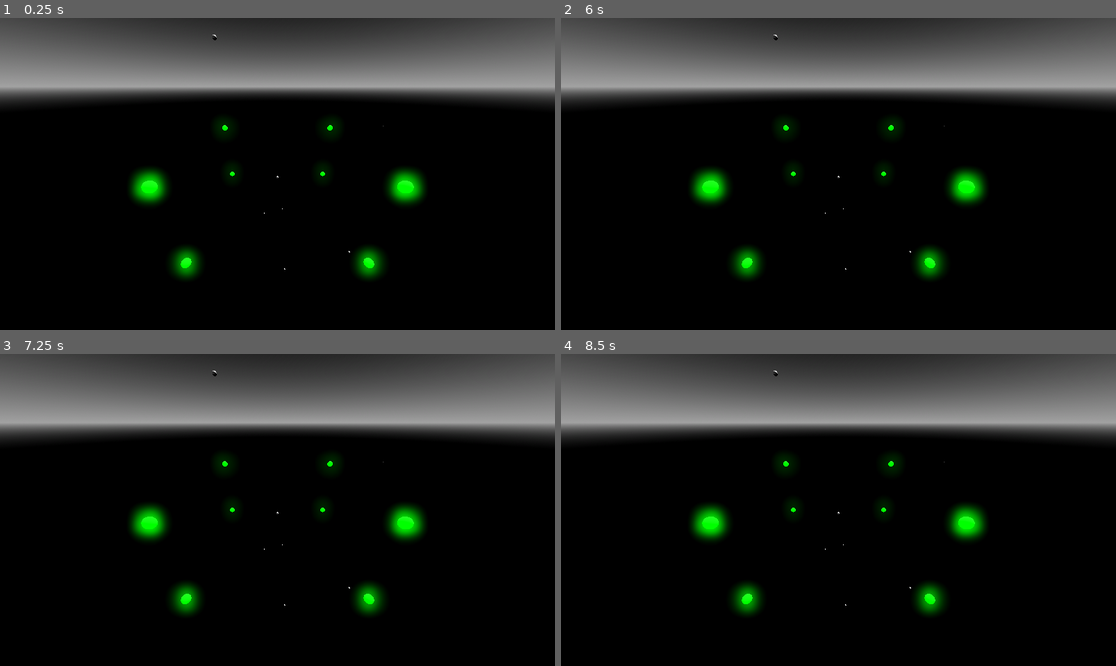
Above: before the commit, frames 1-4 (two rows, left to right).
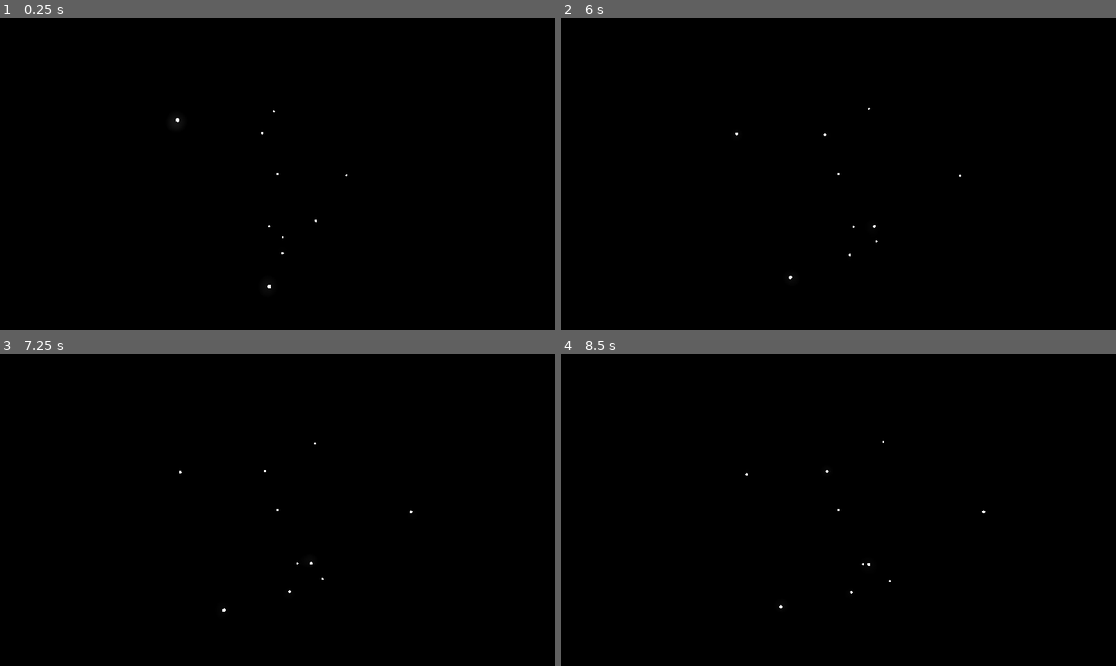
Above: after the commit, the same moments.

Repository: SneezyDinosaur/StarMap-Godot
Game: Godot game, scene res://Scenes/main.tscn
The game is run twice, just before and just after one commit, with the same random seed, the same clock (stepped at 60 frames per second) and the same inputs.
Inputs:
- Up to frame 1 (0.25 s): no input
- Up to frame 2 (6 s): tap Enter at 0.5, 2.75, 4.25 s; tap Space at 2, 3.5, 5 s
- Up to frame 3 (7.25 s): no input
- Up to frame 4 (8.5 s): no input

The runs differ from the first frame. In frame 1, 29% of the frame differs, in the area x 0-100%, y 0-87%; in frame 2, 29%; in frame 3, 29%; in frame 4, 29%.

Commit message:
Set Up camera rotation, and scaled star models
proper scaling information should be added to the initial data array, but that is a task for another time.

Diff:
--- /dev/null
+++ b/Scenes/CameraPivot.gd
@@ -0,0 +1,12 @@
+extends Node3D
+
+
+# Called when the node enters the scene tree for the first time.
+func _ready():
+	pass # Replace with function body.
+
+
+# Called every frame. 'delta' is the elapsed time since the previous frame.
+func _process(delta):
+	$".".transform.basis = transform.basis.rotated(Vector3.UP, 0.1 * delta)
+	pass
--- a/Scenes/main.tscn
+++ b/Scenes/main.tscn
@@ -1,7 +1,8 @@
-[gd_scene load_steps=8 format=3 uid="uid://dc1xqtc4u4r47"]
+[gd_scene load_steps=9 format=3 uid="uid://dc1xqtc4u4r47"]
 
 [ext_resource type="Script" path="res://Scripts/main.gd" id="1_l2lsk"]
-[ext_resource type="PackedScene" uid="uid://bktd3qy4nytwa" path="res://Scenes/star.tscn" id="2_6xgbo"]
+[ext_resource type="Script" path="res://Scenes/CameraPivot.gd" id="2_njmbo"]
+[ext_resource type="PackedScene" uid="uid://bmse38qp0acm8" path="res://star.tscn" id="3_gchyy"]
 
 [sub_resource type="ProceduralSkyMaterial" id="ProceduralSkyMaterial_dutqx"]
 sky_top_color = Color(0, 0, 0, 1)
@@ -13,8 +14,10 @@
 sky_material = SubResource("ProceduralSkyMaterial_dutqx")
 
 [sub_resource type="Environment" id="Environment_1ypbv"]
-background_mode = 2
+background_mode = 1
 sky = SubResource("Sky_ojpo0")
+ambient_light_source = 1
+reflected_light_source = 1
 tonemap_mode = 2
 glow_enabled = true
 
@@ -26,74 +29,71 @@
 
 [sub_resource type="SphereMesh" id="SphereMesh_4dmea"]
 
-[node name="Main" type="Node"]
+[node name="Main" type="Node3D"]
 script = ExtResource("1_l2lsk")
-star_scene = ExtResource("2_6xgbo")
+star_scene = ExtResource("3_gchyy")
 
 [node name="WorldEnvironment" type="WorldEnvironment" parent="."]
 environment = SubResource("Environment_1ypbv")
-
-[node name="DirectionalLight3D" type="DirectionalLight3D" parent="."]
-transform = Transform3D(-0.866023, -0.433016, 0.250001, 0, 0.499998, 0.866027, -0.500003, 0.749999, -0.43301, 0, 0, 0)
-shadow_enabled = true
-
-[node name="Camera3D" type="Camera3D" parent="."]
-transform = Transform3D(1, 0, 0, 0, 0.872786, 0.488103, 0, -0.488103, 0.872786, 1.90735e-06, 2.96023, 5.03859)
-fov = 90.0
 
 [node name="Bounding Box" type="Node3D" parent="."]
 
 [node name="Outline" type="Node3D" parent="Bounding Box"]
 transform = Transform3D(0.25, 0, 0, 0, 0.25, 0, 0, 0, 0.25, 0, 0, 0)
+visible = false
 
 [node name="MeshInstance3D2" type="MeshInstance3D" parent="Bounding Box/Outline"]
 transform = Transform3D(1, 0, 0, 0, 1, 0, 0, 0, 1, 9.99992, -4.99986, -10.0004)
 material_override = SubResource("StandardMaterial3D_xa3av")
 mesh = SubResource("SphereMesh_4dmea")
-skeleton = NodePath("../../..")
+skeleton = NodePath("")
 
 [node name="MeshInstance3D3" type="MeshInstance3D" parent="Bounding Box/Outline"]
 transform = Transform3D(1, 0, 0, 0, 1, 0, 0, 0, 1, -10.0001, -4.99986, 9.99961)
 material_override = SubResource("StandardMaterial3D_xa3av")
 mesh = SubResource("SphereMesh_4dmea")
-skeleton = NodePath("../../..")
+skeleton = NodePath("")
 
 [node name="MeshInstance3D4" type="MeshInstance3D" parent="Bounding Box/Outline"]
 transform = Transform3D(1, 0, 0, 0, 1, 0, 0, 0, 1, -10.0001, -4.99986, -10.0004)
 material_override = SubResource("StandardMaterial3D_xa3av")
 mesh = SubResource("SphereMesh_4dmea")
-skeleton = NodePath("../../..")
+skeleton = NodePath("")
 
 [node name="MeshInstance3D5" type="MeshInstance3D" parent="Bounding Box/Outline"]
 transform = Transform3D(1, 0, 0, 0, 1, 0, 0, 0, 1, 9.99992, 5.00014, 9.99961)
 material_override = SubResource("StandardMaterial3D_xa3av")
 mesh = SubResource("SphereMesh_4dmea")
-skeleton = NodePath("../../..")
+skeleton = NodePath("")
 
 [node name="MeshInstance3D6" type="MeshInstance3D" parent="Bounding Box/Outline"]
 transform = Transform3D(1, 0, 0, 0, 1, 0, 0, 0, 1, 9.99992, 5.00014, -10.0004)
 material_override = SubResource("StandardMaterial3D_xa3av")
 mesh = SubResource("SphereMesh_4dmea")
-skeleton = NodePath("../../..")
+skeleton = NodePath("")
 
 [node name="MeshInstance3D7" type="MeshInstance3D" parent="Bounding Box/Outline"]
 transform = Transform3D(1, 0, 0, 0, 1, 0, 0, 0, 1, -10.0001, 5.00014, 9.99961)
 material_override = SubResource("StandardMaterial3D_xa3av")
 mesh = SubResource("SphereMesh_4dmea")
-skeleton = NodePath("../../..")
+skeleton = NodePath("")
 
 [node name="MeshInstance3D8" type="MeshInstance3D" parent="Bounding Box/Outline"]
 transform = Transform3D(1, 0, 0, 0, 1, 0, 0, 0, 1, -10.0001, 5.00014, -10.0004)
 material_override = SubResource("StandardMaterial3D_xa3av")
 mesh = SubResource("SphereMesh_4dmea")
-skeleton = NodePath("../../..")
+skeleton = NodePath("")
 
 [node name="MeshInstance3D" type="MeshInstance3D" parent="Bounding Box/Outline"]
 transform = Transform3D(1, 0, 0, 0, 1, 0, 0, 0, 1, 9.99992, -4.99986, 9.99961)
 material_override = SubResource("StandardMaterial3D_xa3av")
 mesh = SubResource("SphereMesh_4dmea")
-skeleton = NodePath("../../..")
+skeleton = NodePath("")
 
 [node name="Stars" type="Node3D" parent="Bounding Box"]
 
 [node name="CameraPivot" type="Node3D" parent="."]
+script = ExtResource("2_njmbo")
+
+[node name="Camera3D" type="Camera3D" parent="CameraPivot"]
+transform = Transform3D(1, 0, 0, 0, 1, 0, 0, 0, 1, 0, 0, 20)
--- a/Scripts/Star.gd
+++ b/Scripts/Star.gd
@@ -59,6 +59,7 @@
 
 
 func _set_color(colorTemp:String):
+	print(colorTemp)
 	$StarMesh.material_override.albedo_color(Color(_temp_to_rgb(colorTemp).x,_temp_to_rgb(colorTemp).y,_temp_to_rgb(colorTemp).z))
 
 
--- a/Scripts/main.gd
+++ b/Scripts/main.gd
@@ -1,4 +1,5 @@
 extends Node
+
 var tmp0 = []
 @export var stars: Array
 @export var star_scene: PackedScene
@@ -15,15 +16,17 @@
 func _process(delta):
 	pass
 
+
+
 func _spawn_stars():
 
-
-	for index in range(10):
-		#create new star instance
-		var new_star = star_scene.instantiate()
-		print(stars[index])
-		new_star.initialize(stars[index])
-		$"Bounding Box/Stars".add_child(new_star)
+	if star_scene != null:
+		for index in range(10):
+			#create new star instance
+			var new_star = star_scene.instantiate()
+			print(stars[index])
+			new_star.initialize(stars[index])
+			$"Bounding Box/Stars".add_child(new_star)
 
 
 func _initialize_star_data():
--- a/star.tscn
+++ b/star.tscn
@@ -8,8 +8,8 @@
 emission_energy_multiplier = 20.0
 
 [sub_resource type="SphereMesh" id="SphereMesh_imbtx"]
-radius = 2.0
-height = 4.0
+radius = 0.125
+height = 0.25
 
 [node name="Star" type="Node3D"]
 script = ExtResource("1_ywweq")
@@ -17,3 +17,6 @@
 [node name="StarMesh" type="MeshInstance3D" parent="."]
 material_override = SubResource("StandardMaterial3D_4lakm")
 mesh = SubResource("SphereMesh_imbtx")
+
+[node name="OmniLight3D" type="OmniLight3D" parent="."]
+light_energy = 500.0
